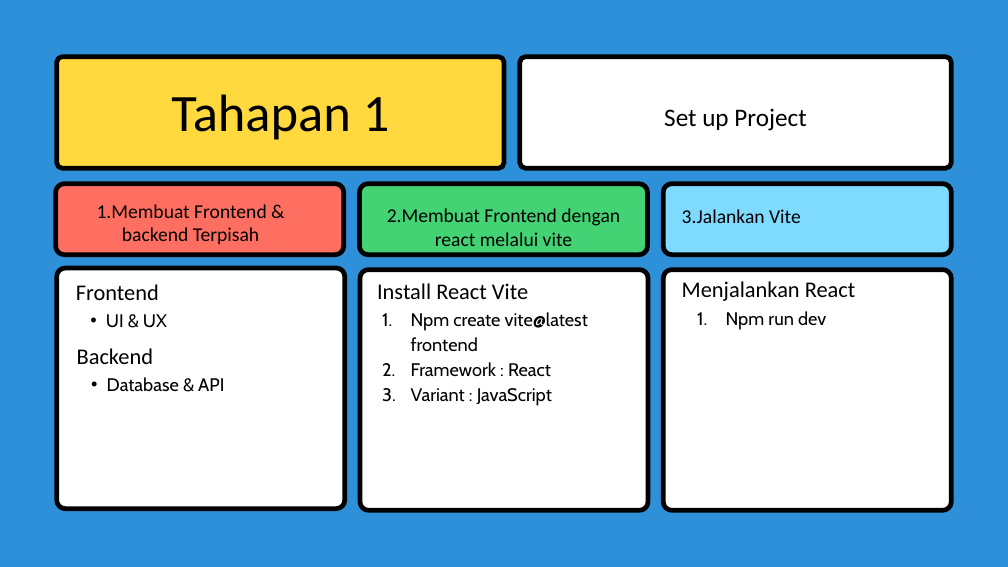
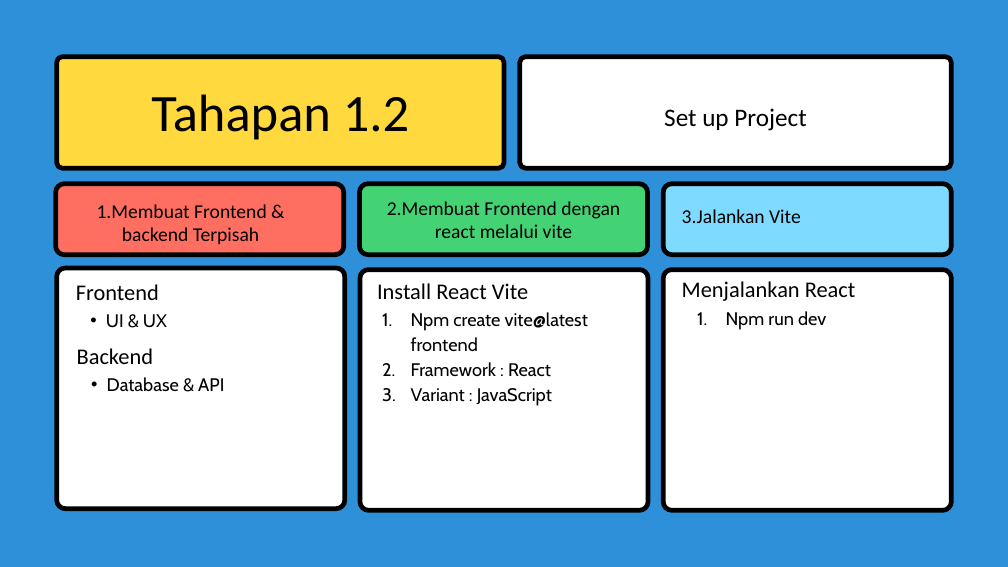
Before and after one commit to MuhammadRamdani121/Fullstack-30Hari, a slide deck: slide 8 of Rangkuman Cepat.pptx. Drawn at 1008x567 pixels with LibreOffice and Linux fonts; fonts in the diff are those of the drawing. Boxes give left, top, right and bottom in pixels: in the first picture for what was removed or moved away, otherwise in the second. Text is boxed around its words. In the diff, an @@ line names an element or a change of style, - is before the commit and + after.

```diff
--- a/Rangkuman Cepat.pptx
+++ b/Rangkuman Cepat.pptx
@@ text at [151, 94, 409, 140]: text changed @@
-Tahapan 1
+Tahapan 1.2
@@ text "2.Membuat Frontend dengan react melalui ...": place and size @@
-text "2.Membuat Frontend dengan react melalui ..." at [387, 208, 620, 246]
+text "2.Membuat Frontend dengan react melalui ..." at [387, 201, 620, 238]
```
Also in this commit, not shown: 4 other slides changed, 5 slides added, 13 slides removed.
